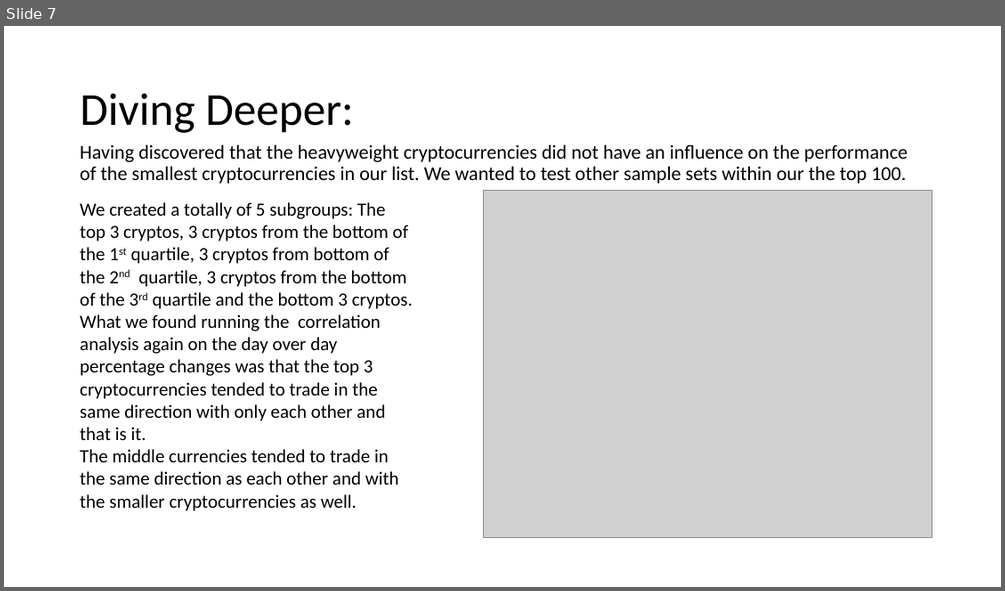
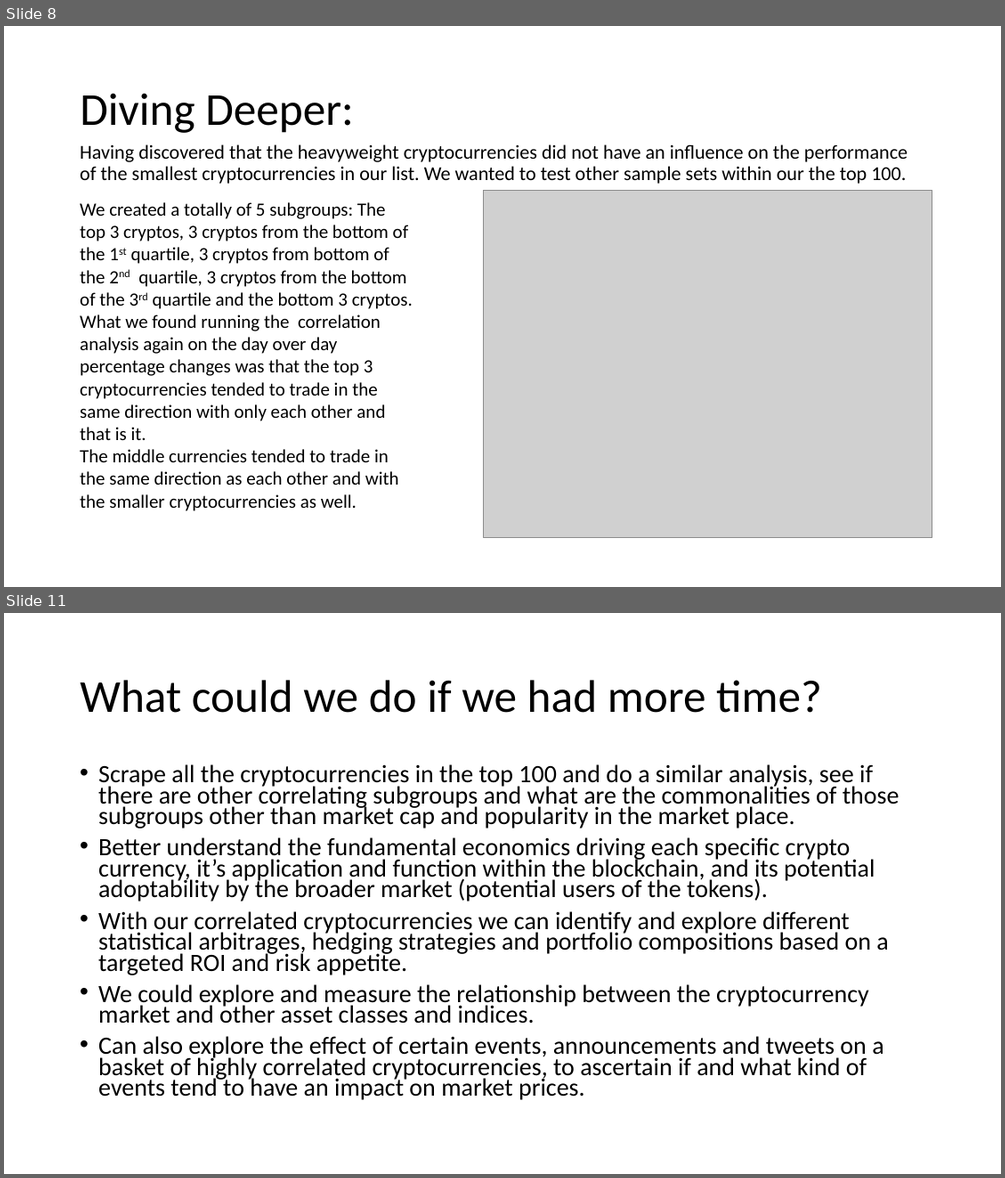
Before and after one commit to kevzha/CryptoAnalysis, a slide deck: Crypto Presentation .ppt. Shown one above the other, each under a label of ours: slide 7 before the commit, slides 8 and 11 after it; the slides between them are not shown. The pictures are 1005x591 and 1005x1178 pixels, drawn with LibreOffice and Linux fonts; fonts in the diff are those of the drawing; grey boxes stand for pictures. Boxes give left, top, right and bottom in pixels: in the first picture for what was removed or moved away, otherwise in the second. Text is boxed around its words. In the diff, an @@ line names an element or a change of style, - is before the commit and + after.

```diff
--- a/Crypto Presentation .ppt
+++ b/Crypto Presentation .ppt
@@ slide 11 added at (x1=4, y1=613, x2=1001, y2=1174), background #FFFFFF @@
@@ title added at (x1=80, y1=680, x2=822, y2=713), 44 pt, text #000000 @@
+What could we do if we had more time?
@@ text added at (x1=98, y1=764, x2=899, y2=1100), 24 pt, text #000000 @@
+• Scrape all the cryptocurrencies in the top 100 and do a similar analysis, see if there are other correlating subgroups and what are the commonalities of those subgroups other than market cap and popularity in the market place.
+• Better understand the fundamental economics driving each specific crypto currency, it’s application and function within the blockchain, and its potential adoptability by the broader market (potential users of the tokens).
+• With our correlated cryptocurrencies we can identify and explore different statistical arbitrages, hedging strategies and portfolio compositions based on a targeted ROI and risk appetite.
+• We could explore and measure the relationship between the cryptocurrency market and other asset classes and indices.
+• Can also explore the effect of certain events, announcements and tweets on a basket of highly correlated cryptocurrencies, to ascertain if and what kind of events tend to have an impact on market prices.
@@ what was slide 7 is now slide 8 @@
```
Also in this commit, not shown: 3 other slides added, 5 other files.
